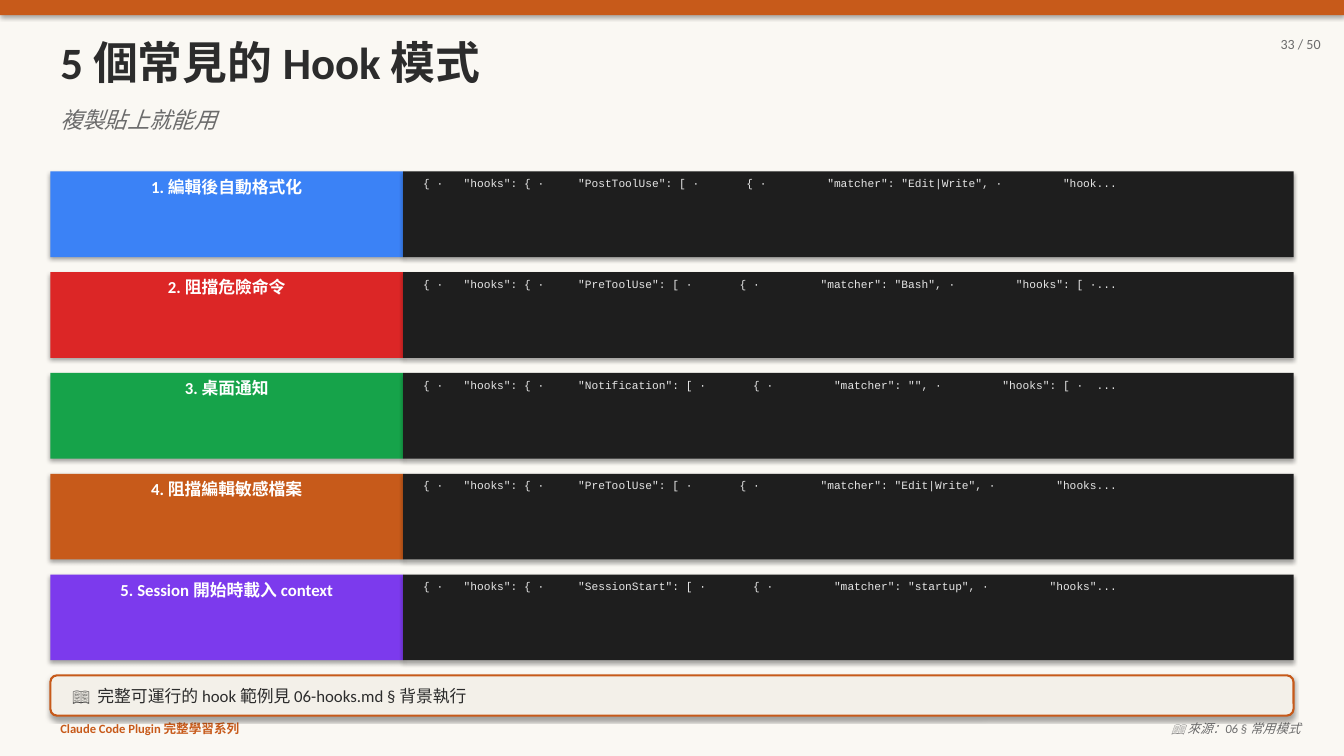
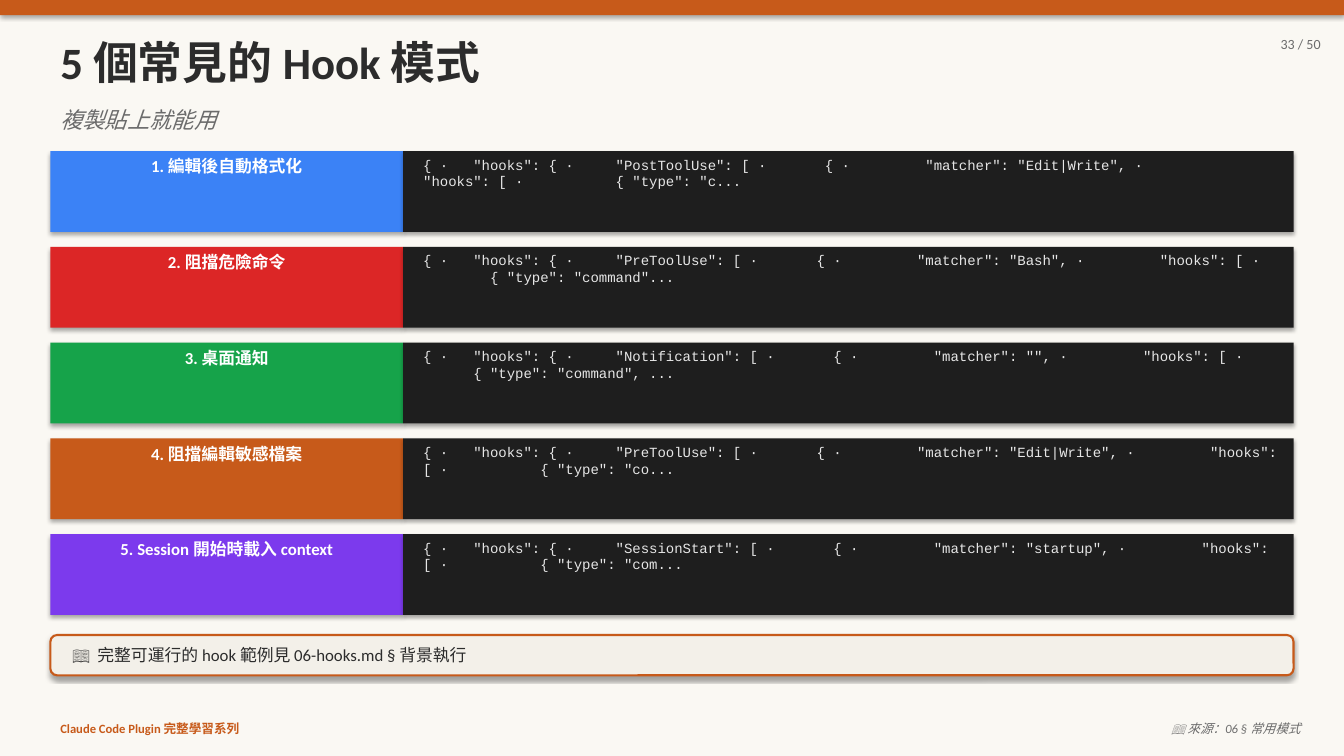
Before and after one commit to kcf7012/pi-proj, a slide deck: slide 33 of 06-hooks.pptx. Drawn at 1344x756 pixels with LibreOffice and Linux fonts; fonts in the diff are those of the drawing. Boxes give left, top, right and bottom in pixels: in the first picture for what was removed or moved away, otherwise in the second. Text is boxed around its words. In the diff, an @@ line names an element or a change of style, - is before the commit and + after.

```diff
--- a/06-hooks.pptx
+++ b/06-hooks.pptx
@@ text "1. 編輯後自動格式化": place and size @@
-text "1. 編輯後自動格式化" at [151, 179, 302, 195]
+text "1. 編輯後自動格式化" at [151, 158, 302, 174]
@@ rectangle: place and size @@
-rectangle at [50, 171, 403, 257]
+rectangle at [50, 151, 403, 232]
@@ rectangle: place and size @@
-rectangle at [403, 171, 1294, 257]
+rectangle at [403, 151, 1294, 232]
@@ text at [423, 160, 1277, 460]: text changed; size 8 to 10 pt @@
-{ · "hooks": { · "PostToolUse": [ · { · "matcher": "Edit|Write", · "hook...
+{ · "hooks": { · "PostToolUse": [ · { · "matcher": "Edit|Write", · "hooks": [ · { "type": "c...
@@ text at [473, 160, 1068, 285]: text changed; size 8 to 10 pt @@
-{ · "hooks": { · "PreToolUse": [ · { · "matcher": "Bash", · "hooks": [ ·...
+{ · "hooks": { · "PreToolUse": [ · { · "matcher": "Bash", · "hooks": [ · { "type": "command"...
@@ text "2. 阻擋危險命令": place and size @@
-text "2. 阻擋危險命令" at [168, 278, 286, 295]
+text "2. 阻擋危險命令" at [168, 253, 286, 270]
@@ rectangle: place and size @@
-rectangle at [50, 272, 403, 358]
+rectangle at [50, 247, 403, 328]
@@ rectangle: place and size @@
-rectangle at [403, 272, 1294, 358]
+rectangle at [403, 247, 1294, 328]
@@ text "3. 桌面通知": place and size @@
-text "3. 桌面通知" at [185, 377, 269, 399]
+text "3. 桌面通知" at [185, 347, 269, 369]
@@ rectangle: place and size @@
-rectangle at [50, 373, 403, 459]
+rectangle at [50, 343, 403, 423]
@@ rectangle: place and size @@
-rectangle at [403, 373, 1294, 459]
+rectangle at [403, 343, 1294, 423]
@@ text at [473, 351, 1210, 361]: text changed; size 8 to 10 pt @@
-{ · "hooks": { · "Notification": [ · { · "matcher": "", · "hooks": [ · ...
+{ · "hooks": { · "Notification": [ · { · "matcher": "", · "hooks": [ · { "type": "command", ...
@@ text "4. 阻擋編輯敏感檔案": place and size @@
-text "4. 阻擋編輯敏感檔案" at [151, 478, 302, 500]
+text "4. 阻擋編輯敏感檔案" at [151, 443, 302, 465]
@@ rectangle: place and size @@
-rectangle at [50, 474, 403, 560]
+rectangle at [50, 439, 403, 519]
@@ rectangle: place and size @@
-rectangle at [403, 474, 1294, 560]
+rectangle at [403, 439, 1294, 519]
@@ text at [473, 447, 725, 477]: text changed; size 8 to 10 pt @@
-{ · "hooks": { · "PreToolUse": [ · { · "matcher": "Edit|Write", · "hooks...
+{ · "hooks": { · "PreToolUse": [ · { · "matcher": "Edit|Write", · "hooks": [ · { "type": "co...
@@ text "5. Session 開始時載入 context": place and size @@
-text "5. Session 開始時載入 context" at [120, 581, 333, 598]
+text "5. Session 開始時載入 context" at [120, 540, 333, 557]
@@ rectangle: place and size @@
-rectangle at [50, 575, 403, 660]
+rectangle at [50, 534, 403, 615]
@@ rectangle: place and size @@
-rectangle at [403, 575, 1294, 660]
+rectangle at [403, 534, 1294, 615]
@@ text at [473, 543, 1269, 556]: text changed; size 8 to 10 pt @@
-{ · "hooks": { · "SessionStart": [ · { · "matcher": "startup", · "hooks"...
+{ · "hooks": { · "SessionStart": [ · { · "matcher": "startup", · "hooks": [ · { "type": "com...
@@ rounded rectangle "📖 完整可運行的 hook 範例見 06-hooks.md ...": place and size @@
-rounded rectangle "📖 完整可運行的 hook 範例見 06-hooks.md ..." at [50, 676, 1294, 716]
+rounded rectangle "📖 完整可運行的 hook 範例見 06-hooks.md ..." at [50, 635, 1294, 676]
```
Also in this commit, not shown: 13 other slides changed, 3 other files.
